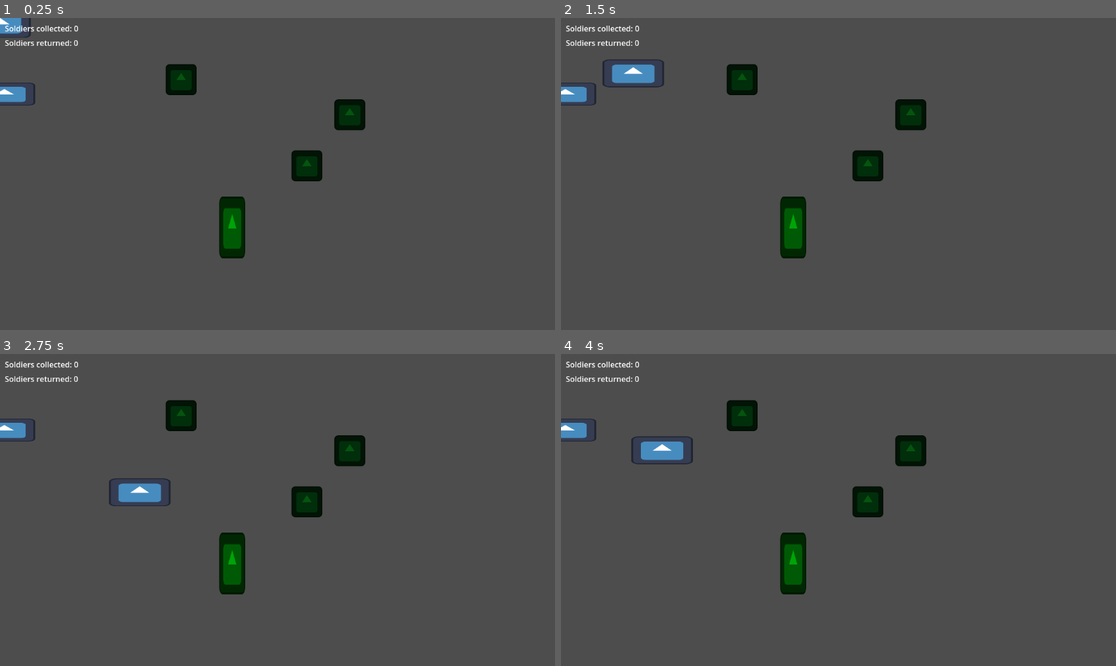
Above: before the commit, frames 1-4 (two rows, left to right).
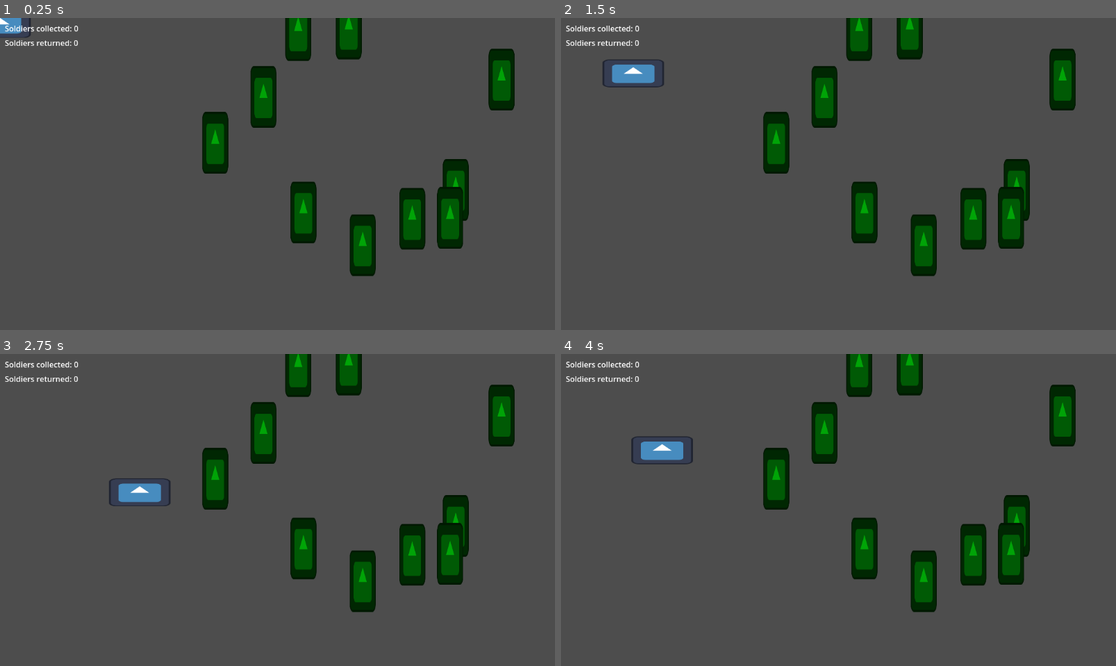
Above: after the commit, the same moments.

Repository: Eefschmeef2310/GDS1-Lab-1
Game: Godot game, scene res://Levels/Main.tscn
Same seed, same stepped clock (60 frames per second), same inputs: the game is played once before the commit and once after it. The project has no main scene, so this scene is started directly. The engine's default icon, where the game draws it, is replaced by a stand-in: a white triangle on a blue panel in a dark square.
Inputs:
- Up to frame 1 (0.25 s): no input
- Up to frame 2 (1.5 s): hold D (Right) 0.53-1.28 s; hold S (Down) from 1.28 s (still down)
- Up to frame 3 (2.75 s): release S (Down) at 2.03 s; hold D (Right) from 2.03 s (still down)
- Up to frame 4 (4 s): release D (Right) at 2.78 s; hold W (Up) 2.78-3.53 s; hold A (Left) from 3.53 s (still down)

The runs differ from the first frame. In frame 1, 11% of the frame differs, in the area x 0-93%, y 0-83%; in frame 2, 11%; in frame 3, 11%; in frame 4, 11%.

Commit message:
still need to add margins

Diff:
--- a/Levels/Main.tscn
+++ b/Levels/Main.tscn
@@ -1,25 +1,32 @@
-[gd_scene load_steps=6 format=3 uid="uid://bhr3sshyyj6og"]
+[gd_scene load_steps=7 format=3 uid="uid://bhr3sshyyj6og"]
 
 [ext_resource type="PackedScene" uid="uid://b24wal0nj1boq" path="res://Player/Player.tscn" id="1_1qo66"]
 [ext_resource type="PackedScene" uid="uid://bbip4slyeaxxa" path="res://Soldiers/Soldier.tscn" id="2_sh77r"]
 [ext_resource type="PackedScene" uid="uid://bviilad5imam6" path="res://objects/hangar.tscn" id="3_qycnw"]
 [ext_resource type="Script" path="res://Levels/ui.gd" id="4_jucwd"]
-[ext_resource type="PackedScene" uid="uid://lgog3ux5o460" path="res://objects/tree.tscn" id="5_4b11x"]
+[ext_resource type="Script" path="res://Levels/tree_generator.gd" id="6_bddp8"]
+
+[sub_resource type="RectangleShape2D" id="RectangleShape2D_s31d0"]
+size = Vector2(788, 508)
 
 [node name="Main" type="Node2D"]
 
 [node name="Player" parent="." instance=ExtResource("1_1qo66")]
 
 [node name="Soldier" parent="." instance=ExtResource("2_sh77r")]
+visible = false
 position = Vector2(726, 201)
 
 [node name="Soldier2" parent="." instance=ExtResource("2_sh77r")]
+visible = false
 position = Vector2(637, 307)
 
 [node name="Soldier3" parent="." instance=ExtResource("2_sh77r")]
+visible = false
 position = Vector2(376, 128)
 
 [node name="Hangar" parent="." instance=ExtResource("3_qycnw")]
+visible = false
 position = Vector2(9, 158)
 
 [node name="UI" type="CanvasLayer" parent="."]
@@ -39,8 +46,13 @@
 offset_bottom = 63.0
 text = "Soldiers returned: 0"
 
-[node name="Tree" parent="." instance=ExtResource("5_4b11x")]
-position = Vector2(482, 435)
+[node name="TreeGenerator" type="Area2D" parent="."]
+position = Vector2(758, 254)
+script = ExtResource("6_bddp8")
+
+[node name="Bounds" type="CollisionShape2D" parent="TreeGenerator"]
+shape = SubResource("RectangleShape2D_s31d0")
+debug_color = Color(0, 0.701961, 0.313726, 0.419608)
 
 [connection signal="_on_obstacle_hit" from="Player" to="UI" method="_on_player__on_obstacle_hit"]
 [connection signal="soldier_collected" from="Player" to="UI" method="_on_player_soldier_collected"]
--- /dev/null
+++ b/Levels/tree_generator.gd
@@ -0,0 +1,33 @@
+extends Area2D
+
+const TREE = preload("res://objects/tree.tscn")
+
+@onready var bounds = $Bounds
+
+func _ready():
+	for i in range(0, 10):
+		var tree = TREE.instantiate() as Area2D
+		var random_position = get_random_position()
+		while check_overlap(random_position, tree):
+			random_position = get_random_position()
+		tree.position = global_position + random_position
+		get_tree().root.add_child.call_deferred(tree)
+
+func check_overlap(position, tree : Area2D):
+	var space_state = get_world_2d().direct_space_state
+	var shape = PhysicsServer2D.circle_shape_create()
+	var params = PhysicsShapeQueryParameters2D.new()
+
+	# Physics check
+	PhysicsServer2D.shape_set_data(shape, tree.shape_owner_get_shape(0, 0).get_rect().size.y)
+
+	params.shape_rid = shape
+	params.transform = Transform2D(0, position)
+
+	var result = space_state.intersect_shape(params, 1)
+	return result.size() != 0
+
+func get_random_position():
+	#Gets a random position within the collision shape
+	return Vector2(randf_range(-bounds.get_shape().get_rect().size.x/2, bounds.get_shape().get_rect().size.x/2),
+				   randf_range(-bounds.get_shape().get_rect().size.y/2, bounds.get_shape().get_rect().size.y/2))
